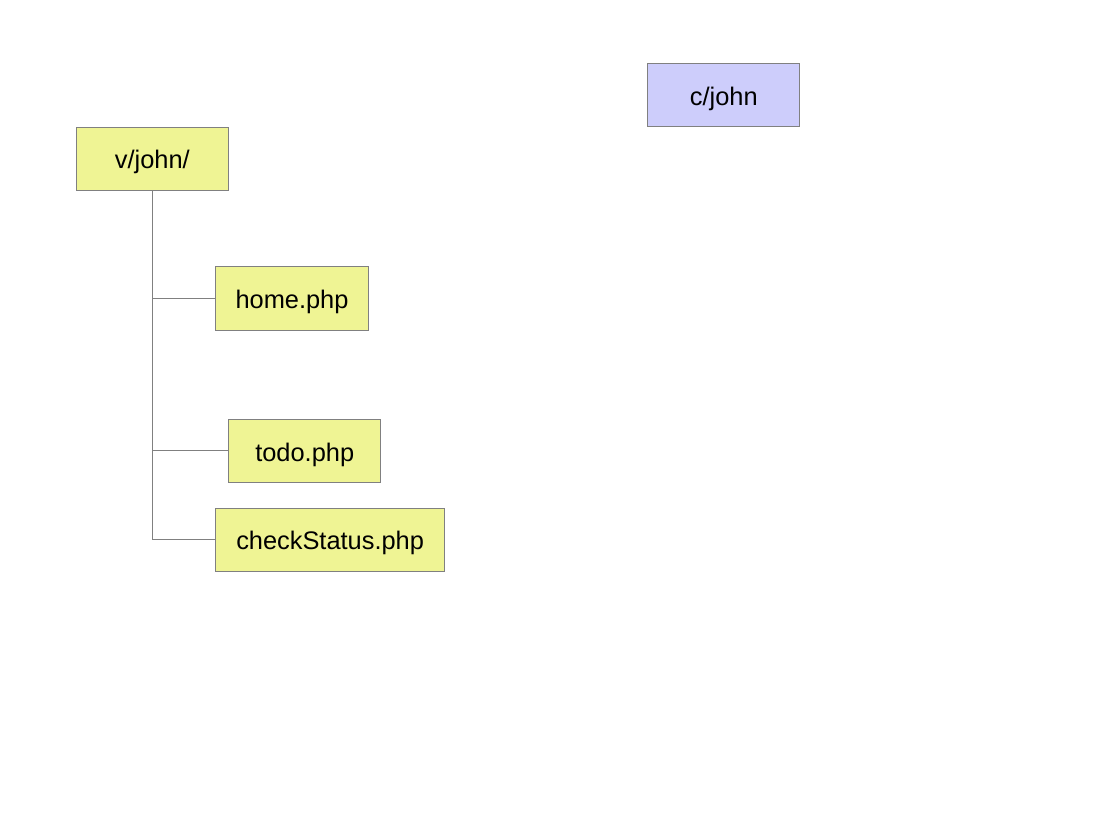
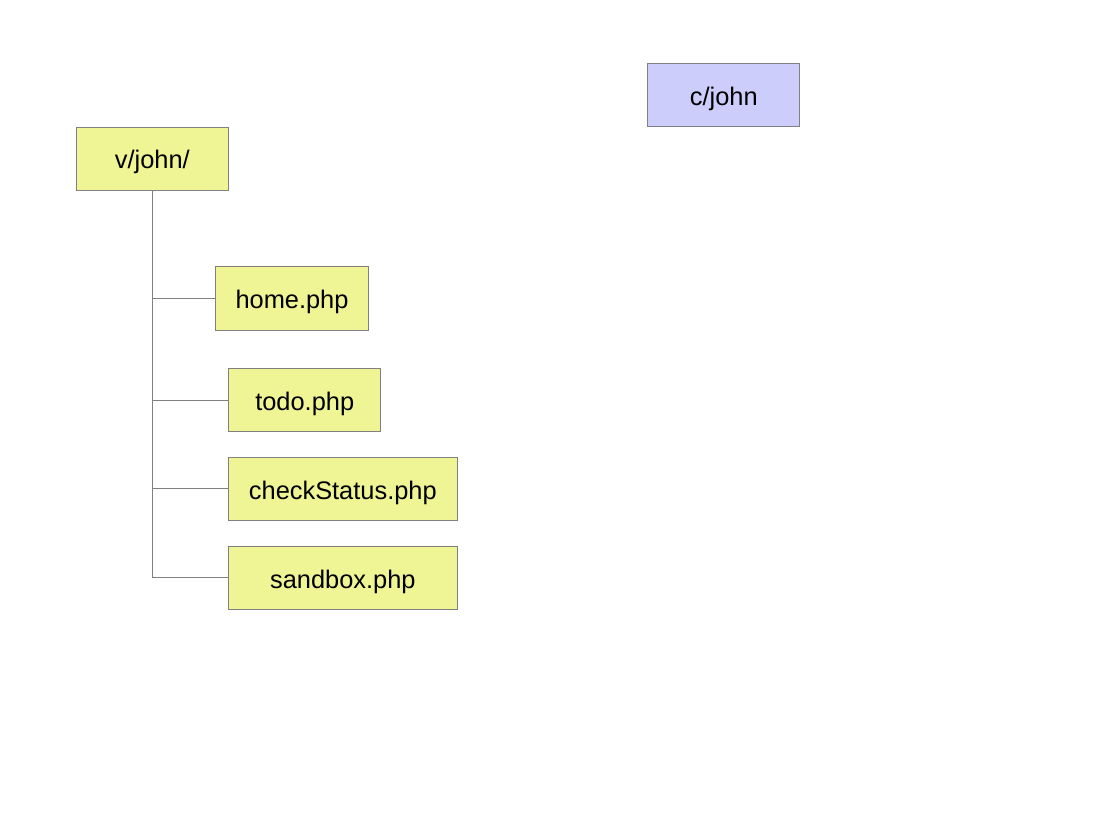
Before and after one commit to JamesLeB/Stout, a slide deck: slide 4 of Documents/BillingSystem.odp. Drawn at 1120x840 pixels with LibreOffice and Linux fonts; fonts in the diff are those of the drawing. Boxes give left, top, right and bottom in pixels: in the first picture for what was removed or moved away, otherwise in the second. Text is boxed around its words. In the diff, an @@ line names an element or a change of style, - is before the commit and + after.

Commit message:
update doc

```diff
--- a/Documents/BillingSystem.odp
+++ b/Documents/BillingSystem.odp
@@ elbow line moved from (152, 190) - (229, 451) to (152, 190) - (229, 400) @@
@@ elbow line moved from (152, 190) - (216, 540) to (152, 190) - (229, 489) @@
@@ elbow line added from (152, 190) to (229, 578), #808080 0 pt @@
@@ rectangle "todo.php": place and size @@
-rectangle "todo.php" at [229,420,381,483]
+rectangle "todo.php" at [229,368,381,431]
@@ rectangle "checkStatus.php": place and size @@
-rectangle "checkStatus.php" at [215,508,444,571]
+rectangle "checkStatus.php" at [229,457,457,520]
@@ rectangle added at [229,547,457,610], fill #EFF494, outline #808080 0 pt, 18 pt, text #000000 @@
+sandbox.php
```
Also in this commit, not shown: 1 other slide changed, 1 slide added.
